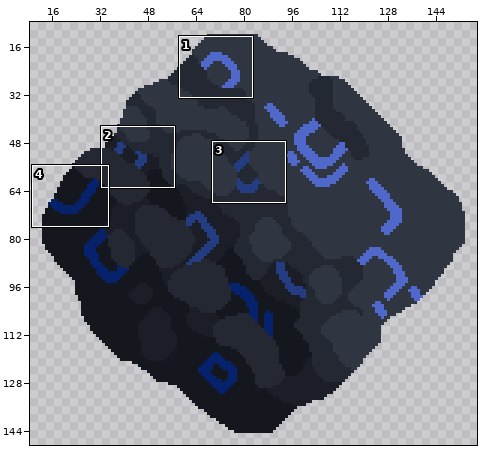
File history of a sprite sheet, assets/sprites/blocks/environment/axin/medium-AxinMonolith.png. The picture above shows the old version from afar; the outline marks the close-up.
Close-up. Before the edit:
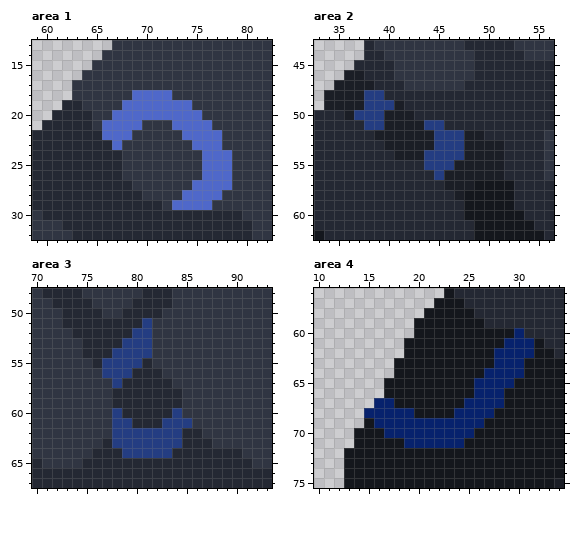
The file is 160x160 pixels. Shown: area 1: x 59..82, y 13..32; area 2: x 33..56, y 43..62; area 3: x 70..93, y 48..67; area 4: x 10..34, y 56..75. The wide view leaves out empty margins. The commit also changed other parts of the picture, which this record leaves out.
The same view after the edit:
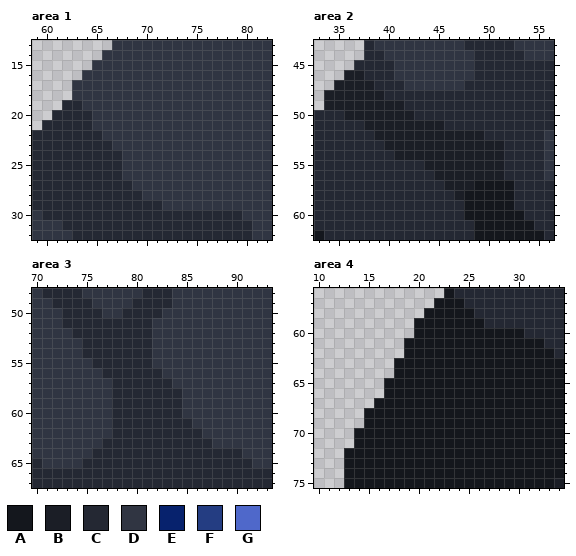
Palette (. is transparent): A #14171d  B #1b1e26  C #242833  D #303542  E #07226d  F #243d82  G #4f68ca
The edit:
--- area 1
@@ x 59..82 @@
 17 ....DDDDDDDDDDDDDDDDDDDD
-18 ....DDDDDDGGGGDDDDDDDDDD
-19 ...CCDDDDGGGGGGGDDDDDDDD
-20 ..CCCCDDGGGGGGGGGDDDDDDD
-21 .CCCCCDGGGGDDDGGGGDDDDDD
-22 CCCCCCCGGGDDDDDGGGGDDDDD
-23 CCCCCCCCGDDDDDDDGGGDDDDD
-24 CCCCCCCCCDDDDDDDDGGGDDDD
-25 CCCCCCCCCDDDDDDDDGGGDDDD
-26 CCCCCCCCCDDDDDDDDGGGDDDD
-27 CCCCCCCCCCDDDDDDGGGGDDDD
-28 CCCCCCCCCCCDDDDGGGGDDDDD
-29 CCCCCCCCCCCCCDGGGGDDDDDD
+18 ....DDDDDDDDDDDDDDDDDDDD
+19 ...CCDDDDDDDDDDDDDDDDDDD
+20 ..CCCCDDDDDDDDDDDDDDDDDD
+21 .CCCCCDDDDDDDDDDDDDDDDDD
+22 CCCCCCCDDDDDDDDDDDDDDDDD
+23 CCCCCCCCDDDDDDDDDDDDDDDD
+24 CCCCCCCCCDDDDDDDDDDDDDDD
+25 CCCCCCCCCDDDDDDDDDDDDDDD
+26 CCCCCCCCCDDDDDDDDDDDDDDD
+27 CCCCCCCCCCDDDDDDDDDDDDDD
+28 CCCCCCCCCCCDDDDDDDDDDDDD
+29 CCCCCCCCCCCCCDDDDDDDDDDD
 30 DCCCCCCCCCCCCCCCCCCCCDDD
--- area 2
@@ x 35..49 @@
 47 BBBBCCCDDDDDDCC
-48 BBBFFCCCCCCCCCC
-49 BBBFFFBCCCCCCCC
-50 CBFFFBBBCCCCCCC
-51 CCCFFBBBBFFCCCC
-52 CCCCBBBBBBFFFBB
-53 CCCCCBBBBBFFFBB
-54 CCCCCCBBBFFFFBB
-55 CCCCCCCCCFFFBBB
-56 CCCCCCCCCCFBBBB
+48 BBBBBCCCCCCCCCC
+49 BBBBBBBCCCCCCCC
+50 CBBBBBBBCCCCCCC
+51 CCCBBBBBBBBCCCC
+52 CCCCBBBBBBBBBBB
+53 CCCCCBBBBBBBBBB
+54 CCCCCCBBBBBBBBB
+55 CCCCCCCCCBBBBBB
+56 CCCCCCCCCCBBBBB
 57 CCCCCCCCCCCBBBA
--- area 3
@@ x 75..87 @@
 50 CCDDCCCCDDDDD
-51 CCCCCCFDDDDDD
-52 CCCCCFFDDDDDD
-53 CCCCFFFDDDDDD
-54 CCCFFFFDDDDDD
-55 DCFFFFCDDDDDD
-56 DDFFFCCCDDDDD
-57 DDDFCCCCCDDDD
+51 CCCCCCCDDDDDD
+52 CCCCCCCDDDDDD
+53 CCCCCCCDDDDDD
+54 CCCCCCCDDDDDD
+55 DCCCCCCDDDDDD
+56 DDCCCCCCDDDDD
+57 DDDCCCCCCDDDD
 58 DDDCCCCCCCDDD
 59 DDDCCCCCCCDDD
-60 DDDFCCCCCFDDD
-61 DDDFFCCCFFFDD
-62 DDDFFFFFFFCCD
-63 DDCFFFFFFFCCC
-64 DCCCFFFFFCCCC
+60 DDDCCCCCCCDDD
+61 DDDCCCCCCCCDD
+62 DDDCCCCCCCCCD
+63 DDCCCCCCCCCCC
+64 DCCCCCCCCCCCC
 65 CCCCCCCCCCCCC
--- area 4
@@ x 10..34 @@
 59 ..........AAAAAAACCCCCCCC
-60 ..........AAAAAAAAAAECCCC
-61 .........AAAAAAAAAAEEEACC
-62 .........AAAAAAAAAEEEEAAC
-63 ........AAAAAAAAAAEEEAAAA
-64 ........AAAAAAAAAEEEEAAAA
-65 .......AAAAAAAAAEEEEAAAAA
-66 .......AAAAAAAAAEEEAAAAAA
-67 ......EEAAAAAAAEEEEAAAAAA
-68 .....EEEEEAAAAEEEEAAAAAAA
-69 .....AEEEEEEEEEEEAAAAAAAA
-70 ....AAAEEEEEEEEEAAAAAAAAA
-71 ....AAAAAEEEEEEAAAAAAAAAA
+60 ..........AAAAAAAAAAACCCC
+61 .........AAAAAAAAAAAAAACC
+62 .........AAAAAAAAAAAAAAAC
+63 ........AAAAAAAAAAAAAAAAA
+64 ........AAAAAAAAAAAAAAAAA
+65 .......AAAAAAAAAAAAAAAAAA
+66 .......AAAAAAAAAAAAAAAAAA
+67 ......AAAAAAAAAAAAAAAAAAA
+68 .....AAAAAAAAAAAAAAAAAAAA
+69 .....AAAAAAAAAAAAAAAAAAAA
+70 ....AAAAAAAAAAAAAAAAAAAAA
+71 ....AAAAAAAAAAAAAAAAAAAAA
 72 ...AAAAAAAAAAAAAAAAAAAAAA
